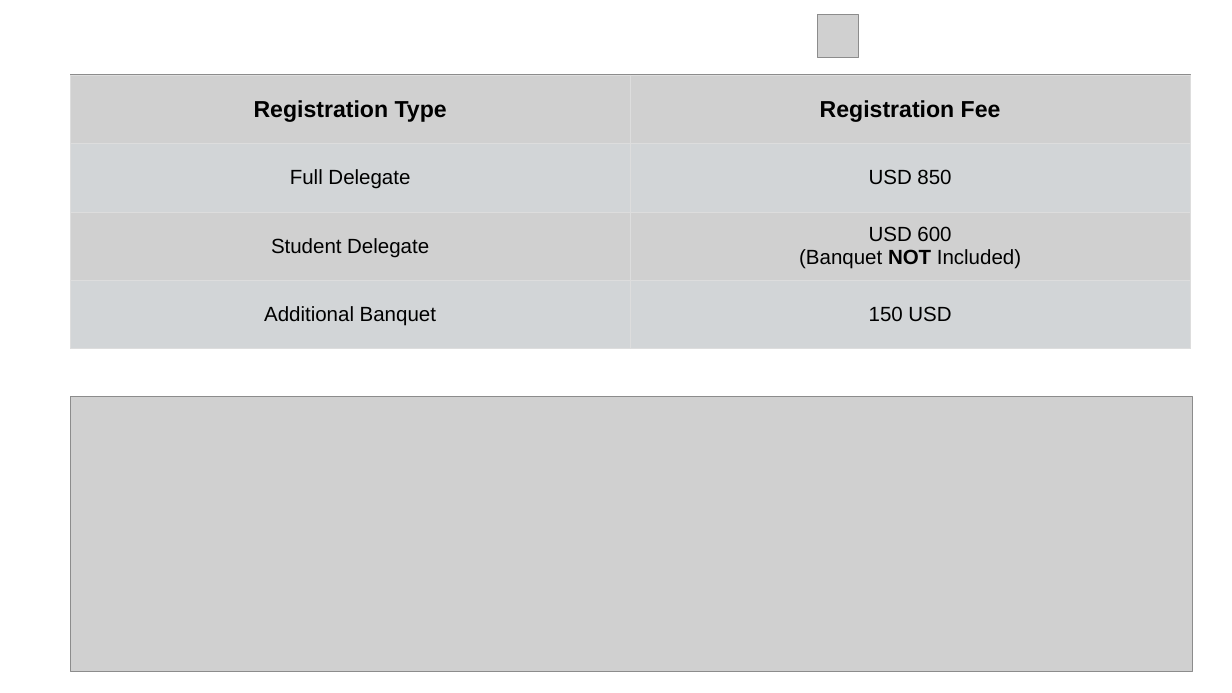
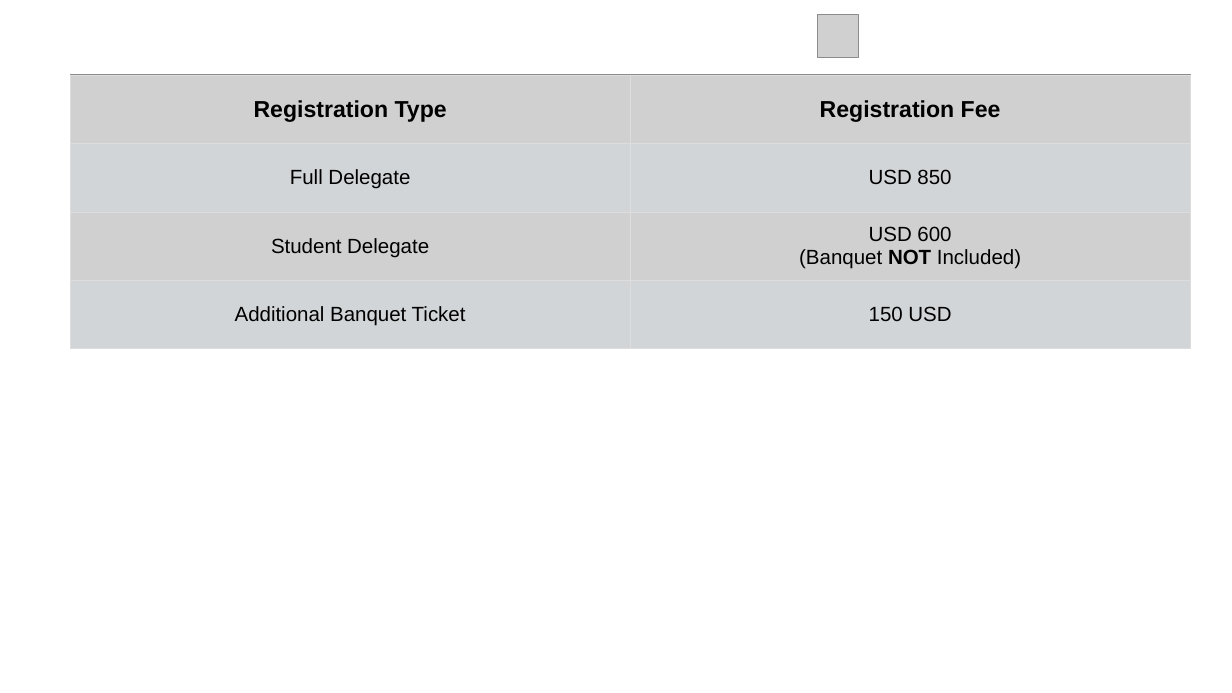
Before and after one commit to zhangxy911/zhangxy911.github.io, a slide deck: slide 3 of assets/figures.pptx. Drawn at 1232x693 pixels with LibreOffice and Linux fonts; fonts in the diff are those of the drawing; grey boxes stand for pictures; background and template pictures are left out. Boxes give left, top, right and bottom in pixels: in the first picture for what was removed or moved away, otherwise in the second. Text is boxed around its words. In the diff, an @@ line names an element or a change of style, - is before the commit and + after.

```diff
--- a/assets/figures.pptx
+++ b/assets/figures.pptx
@@ table at <box>70,75,1190,348</box> @@
-row 4, column 1: Additional Banquet
+row 4, column 1: Additional Banquet Ticket
@@ picture removed at <box>70,396,1192,672</box> @@
```
Also in this commit, not shown: 2 other files.
